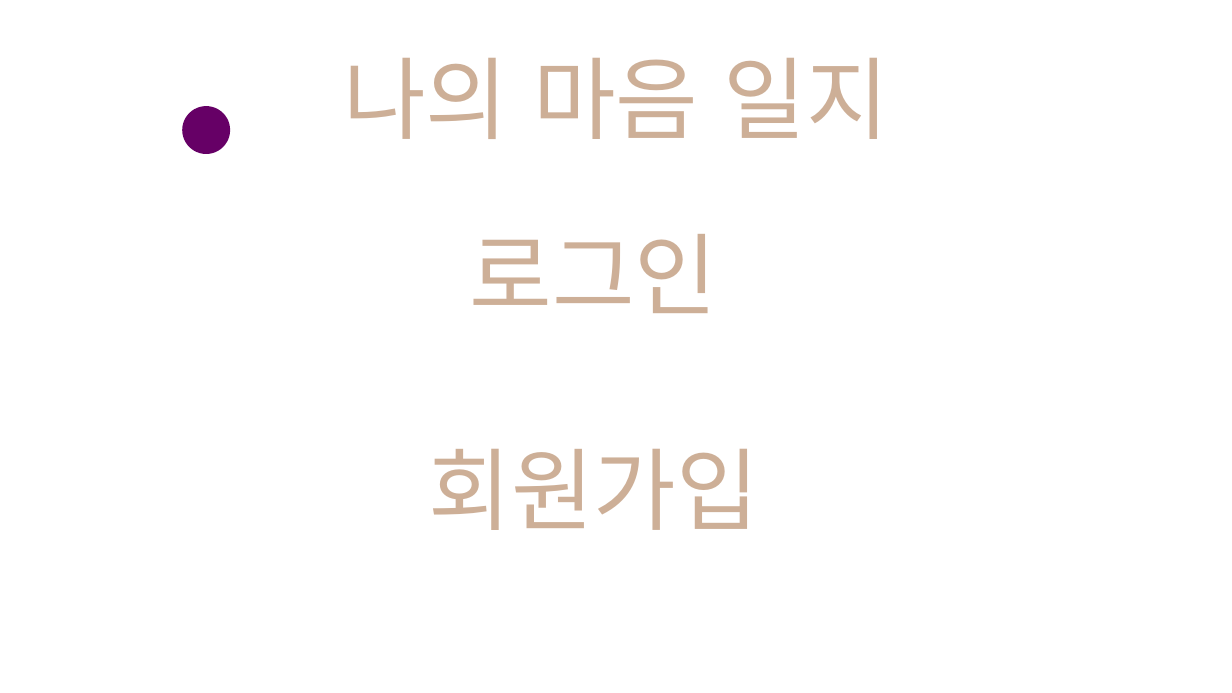
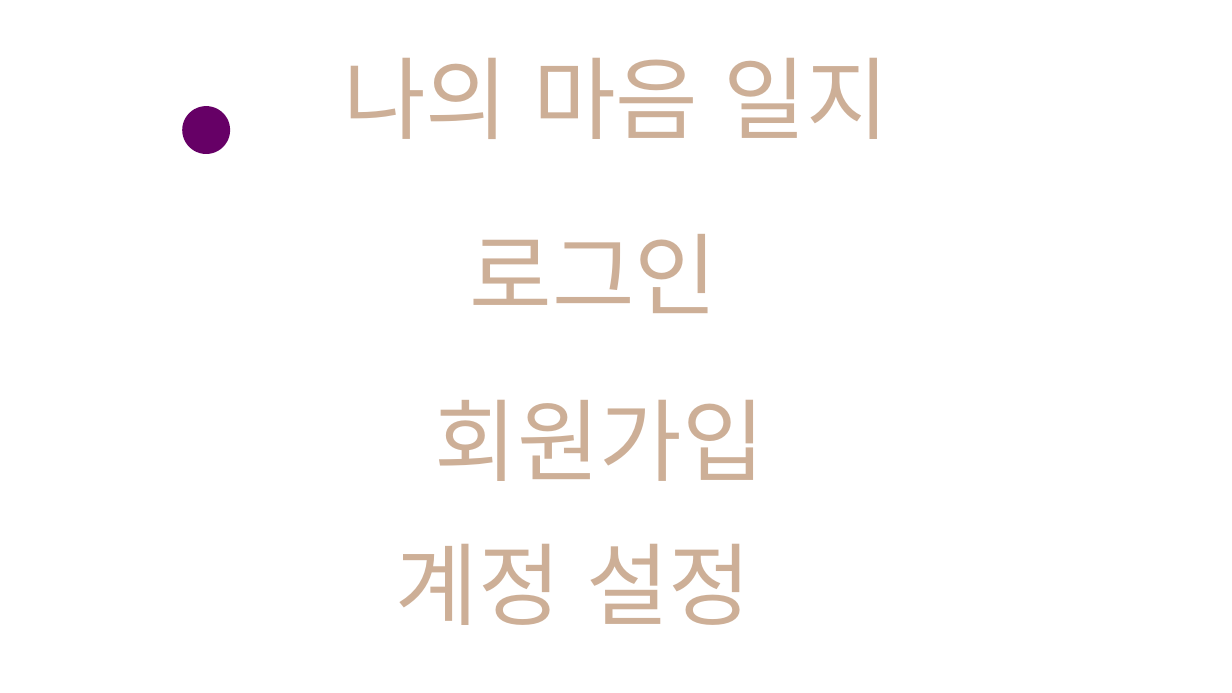
Before and after one commit to jyslois/Projects, a slide deck: slide 1 of MyMindNotes 기획/화면 구상 기획/design.pptx. Drawn at 1232x693 pixels with LibreOffice and Linux fonts; fonts in the diff are those of the drawing. Boxes give left, top, right and bottom in pixels: in the first picture for what was removed or moved away, otherwise in the second. Text is boxed around its words. In the diff, an @@ line names an element or a change of style, - is before the commit and + after.

```diff
--- a/MyMindNotes 기획/화면 구상 기획/design.pptx
+++ b/MyMindNotes 기획/화면 구상 기획/design.pptx
@@ text "회원가입": place and size @@
-text "회원가입" at [429,449,759,530]
+text "회원가입" at [435,400,765,481]
@@ text added at [396,544,751,625], 70 pt, text #CDAF97 @@
+계정 설정
```
Also in this commit, not shown: 10 other files.
